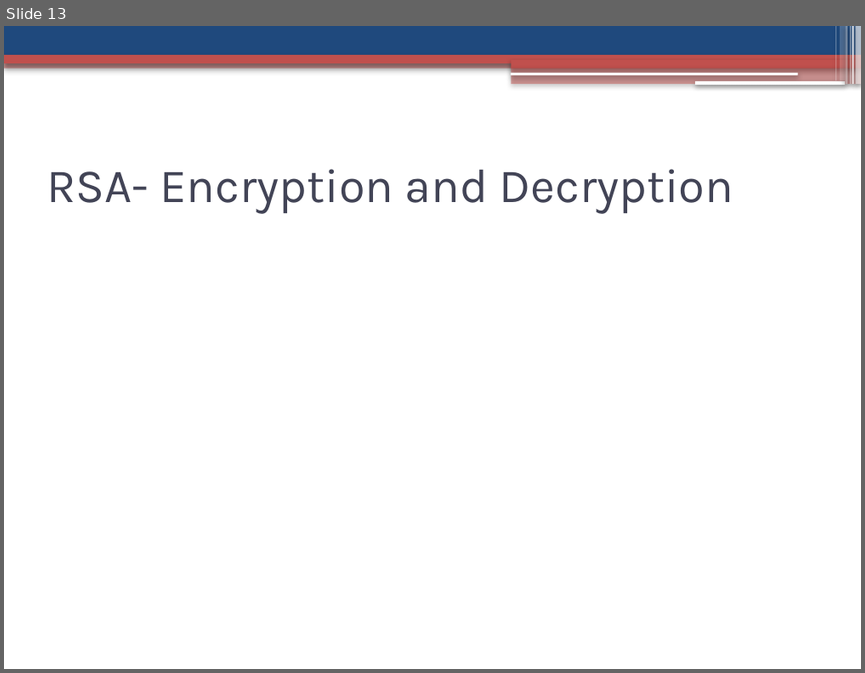
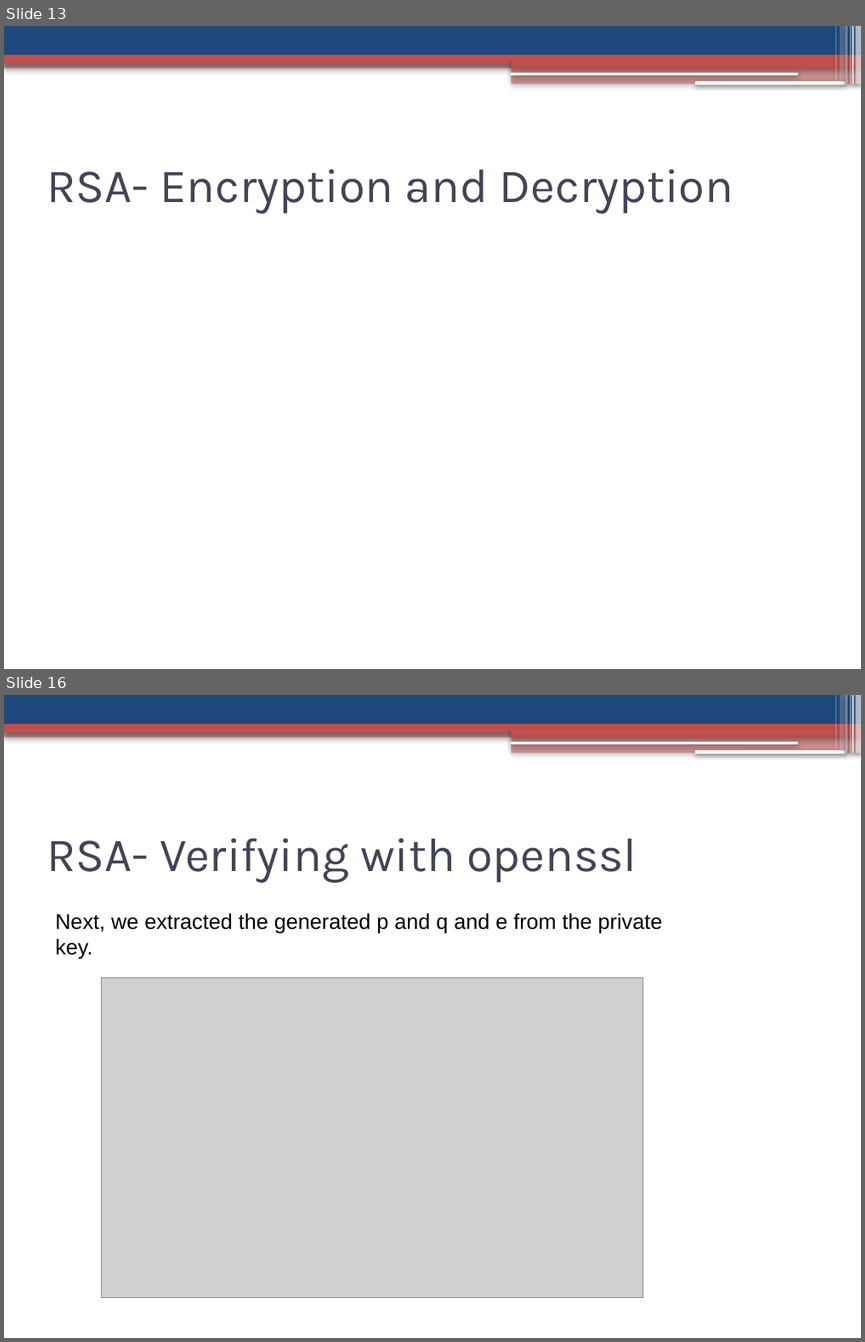
Before and after one commit to jaideng123/Cryptosystems, a slide deck: FinalPresentation.pptx. Shown one above the other, each under a label of ours: slide 13 before the commit, slides 13 and 16 after it; the slides between them are not shown. The pictures are 865x673 and 865x1342 pixels, drawn with LibreOffice and Linux fonts; fonts in the diff are those of the drawing; grey boxes stand for pictures. Boxes give left, top, right and bottom in pixels: in the first picture for what was removed or moved away, otherwise in the second. Text is boxed around its words. In the diff, an @@ line names an element or a change of style, - is before the commit and + after.

```diff
--- a/FinalPresentation.pptx
+++ b/FinalPresentation.pptx
@@ slide 16 added at (x1=4, y1=695, x2=861, y2=1338), background #FFFFFF; not listed: 13 template elements that a slide beside it also shows @@
@@ text added at (x1=46, y1=838, x2=636, y2=882), 40 pt, text #424456 @@
+RSA- Verifying with openssl
@@ text added at (x1=55, y1=913, x2=663, y2=959), 18 pt, text #000000 @@
+Next, we extracted the generated p and q and e from the private key.
@@ picture added at (x1=102, y1=978, x2=642, y2=1298) @@
```
Also in this commit, not shown: 6 slides changed, 9 other slides added.
